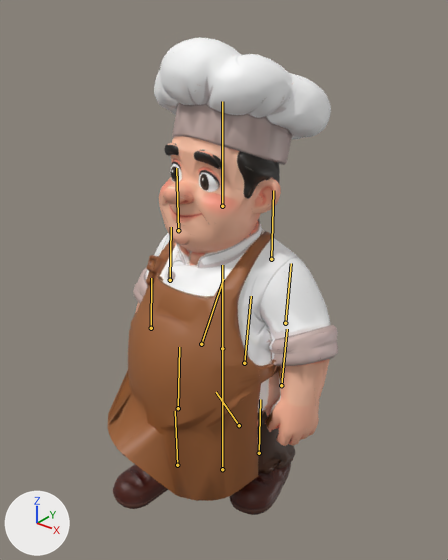
What one commit did to the FBX model unity/CheckoutSimulator/Assets/Art/Characters/Meshy/Workers/Worker_Baker.fbx.
Rendered twice from a 50 mm camera at (1.73, -2.16, 2.56) aimed at (0.03, -0.03, 1.24). The axes (+X, +Y, +Z) are drawn at lower left. The lights are the same throughout. The picture after the commit comes second. Both versions are drawn at frame 1 of the action 'Worker_Baker_Rig|Worker_Baker_Rig|Walking'; the numbers are the values there. The bones that bend it are drawn over the model as lines.

Names of what the first picture shows: 'Worker_Baker_MeshyBody.001'.
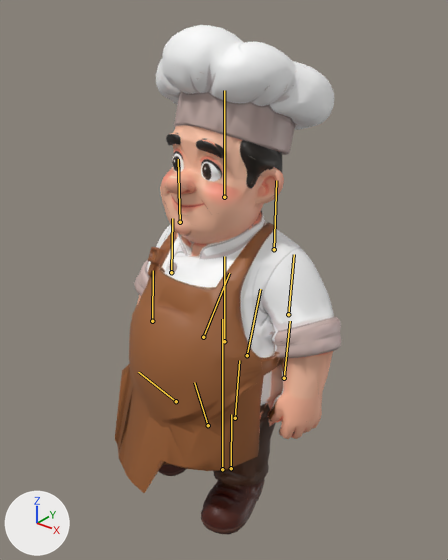
The change, as JSON lines over the scene's bpy script:
```json
{"block": "bone_torso", "where": "bone_torso = bpy.data.objects['Worker_Baker_Rig'].pose.bones['Torso']"}
{"op": "set", "path": "bone_torso.location", "old": "(0.0, -0.054, 0.0)", "new": "(0.014, -0.006, 0.0)"}
{"block": "bone_thigh_l", "where": "bone_thigh_l = bpy.data.objects['Worker_Baker_Rig'].pose.bones['Thigh_L']  # child of 'Torso'"}
{"op": "set", "path": "bone_thigh_l.rotation_quaternion", "old": "(0.964, -0.267, 0.0, 0.0)", "new": "(0.954, -0.298, -0.01, -0.01)", "note": "degrees (-31, 0, 0) -> degrees (-35, -1, -1)"}
{"block": "bone_shin_l", "where": "bone_shin_l = bpy.data.objects['Worker_Baker_Rig'].pose.bones['Shin_L']  # child of 'Thigh_L'"}
{"op": "set", "path": "bone_shin_l.rotation_quaternion", "old": "(0.973, 0.229, 0.0, 0.0)", "new": "(0.808, 0.589, -0.004, 0.035)", "note": "degrees (26, 0, 0) -> degrees (72, -3, 3)"}
{"block": "bone_foot_l", "where": "bone_foot_l = bpy.data.objects['Worker_Baker_Rig'].pose.bones['Foot_L']  # child of 'Shin_L'"}
{"op": "set", "path": "bone_foot_l.rotation_quaternion", "old": "(0.999, 0.039, 0.0, 0.0)", "new": "(0.983, -0.178, 0.025, -0.037)", "note": "degrees (5, 0, 0) -> degrees (-21, 2, -5)"}
{"block": "bone_thigh_r", "where": "bone_thigh_r = bpy.data.objects['Worker_Baker_Rig'].pose.bones['Thigh_R']  # child of 'Torso'"}
{"op": "set", "path": "bone_thigh_r.rotation_quaternion", "old": "(0.998, -0.058, 0.0, 0.0)", "new": "(0.995, -0.08, 0.033, -0.042)", "note": "degrees (-7, 0, 0) -> degrees (-9, 3, -5)"}
{"block": "bone_shin_r", "where": "bone_shin_r = bpy.data.objects['Worker_Baker_Rig'].pose.bones['Shin_R']  # child of 'Thigh_R'"}
{"op": "set", "path": "bone_shin_r.rotation_quaternion", "old": "(0.948, 0.318, 0.0, 0.0)", "new": "(0.996, 0.088, 0.001, 0.004)", "note": "degrees (37, 0, 0) -> degrees (10, 0, 0)"}
{"block": "bone_foot_r", "where": "bone_foot_r = bpy.data.objects['Worker_Baker_Rig'].pose.bones['Foot_R']  # child of 'Shin_R'"}
{"op": "set", "path": "bone_foot_r.rotation_quaternion", "old": "(0.965, -0.262, 0.0, 0.0)", "new": "(0.999, -0.009, -0.012, 0.04)", "note": "degrees (-30, 0, 0) -> degrees (-1, -1, 5)"}
```

What differs and where, as boxes (x1, y1, x2, y2) in the pictures (448 x 560 px):
```json
{"object": "Worker_Baker_MeshyBody.001", "change": "posed", "before": [108, 37, 338, 515], "after": [115, 25, 341, 535], "on screen": "7% taller"}
{"bone": "Torso", "before": "(222, 348) to (222, 265)", "after": "(224, 341) to (224, 256)"}
{"bone": "Thigh_L", "before": "(201, 344) to (223, 279)", "after": "(203, 337) to (229, 273)"}
{"bone": "Shin_L", "before": "(178, 408) to (179, 347)", "after": "(176, 401) to (138, 372)"}
{"bone": "Foot_L", "before": "(177, 465) to (175, 411)", "after": "(208, 425) to (194, 382)"}
{"bone": "Thigh_R", "before": "(244, 363) to (251, 296)", "after": "(247, 355) to (260, 289)"}
{"bone": "Shin_R", "before": "(239, 425) to (216, 392)", "after": "(235, 418) to (239, 360)"}
{"bone": "Foot_R", "before": "(259, 453) to (260, 399)", "after": "(231, 468) to (231, 414)"}
```
